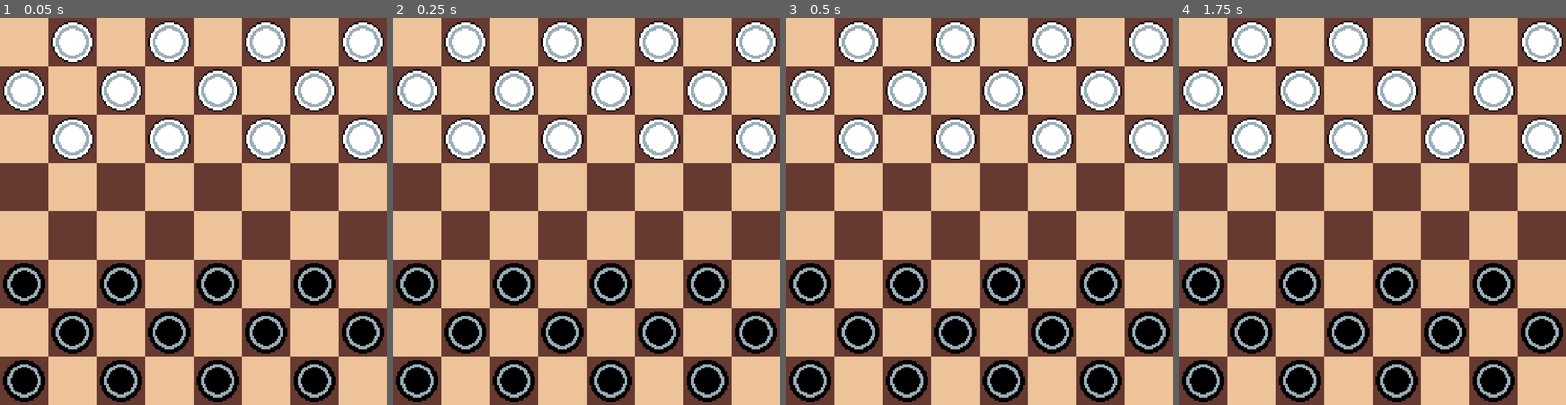
Above: before the commit, frames 1-4 (left to right).
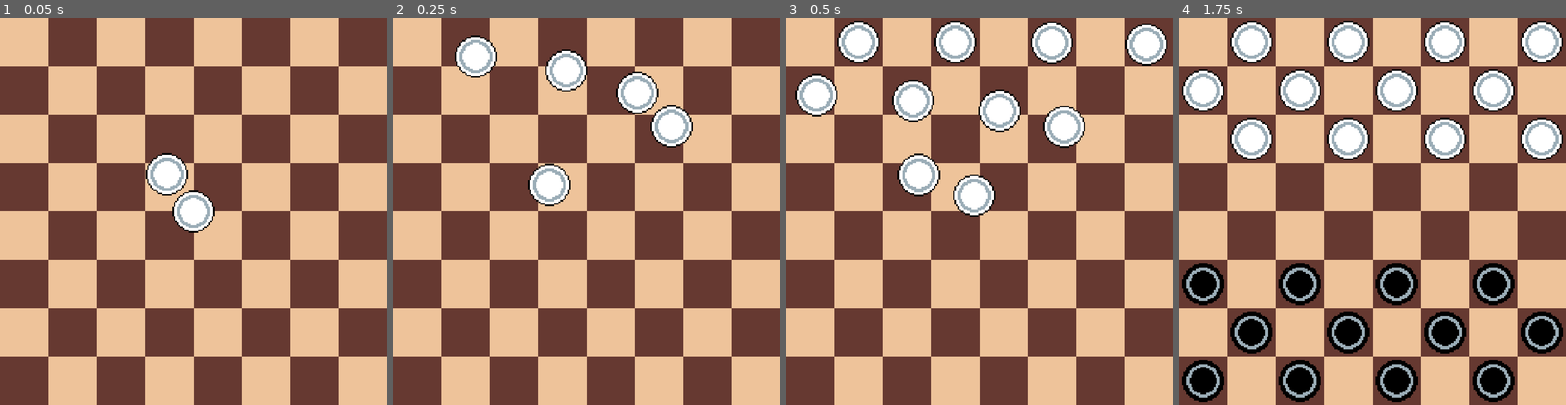
Above: after the commit, the same moments.

Repository: gabekarasik/checkers
Game: Godot game, scene res://scenes/board.tscn
Same seed, same stepped clock (60 frames per second), same inputs: the game is played once before the commit and once after it.
Inputs (mouse positions are in pixels of both pictures, inside the frame that each line leads up to):
- Up to frame 1 (0.05 s): no input
- Up to frame 2 (0.25 s): no input
- Up to frame 3 (0.5 s): no input
- Up to frame 4 (1.75 s): move the mouse to (1252, 41) at 0.52 s; click (1252, 41) at 0.67 s; move the mouse to (1349, 41) at 1.27 s; click (1349, 41) at 1.42 s

The runs differ from the first frame. In frame 1, 24% of the frame differs, in the area x 0-100%, y 0-100%; in frame 2, 25%; in frame 3, 21%; in frame 4, nothing differs.

Commit message:
Animated piece placement on board

Diff:
--- a/scenes/board.tscn
+++ b/scenes/board.tscn
@@ -15,5 +15,6 @@
 flip_h = true
 
 [node name="HUD" parent="." unique_id=1488564013 instance=ExtResource("3_nglv8")]
+visible = false
 
 [connection signal="replay" from="HUD" to="." method="reset"]
--- a/scripts/board.gd
+++ b/scripts/board.gd
@@ -3,6 +3,7 @@
 @onready var piece_scene = load("res://scenes/piece.tscn")
 @onready var cell_scene = load("res://scenes/cell.tscn")
 
+var start_cell : Vector2 = Vector2(3.5, 3.5)
 var occupied : Dictionary = {}
 var moving_piece
 var turn : String
@@ -21,6 +22,7 @@
 func setup_pieces():
 	place_white()
 	place_black()
+	animate_pieces()
 	num_white = 12
 	num_black = 12
 
@@ -33,16 +35,17 @@
 			piece = piece_scene.instantiate()
 			piece.type = "white"
 			piece.cell = Vector2(x, y)
-			piece.position = piece.cell * 32
+			piece.position = start_cell * 32
+			piece.visible = false
 			occupied[piece.cell] = piece
 			add_child(piece)
+
 			if x == 7:
 				x %= 7
 			else:
 				x += 2
 				if x != 7:
 					x %= 7
-
 
 func place_black():
 	var x = 0
@@ -52,9 +55,9 @@
 		for i in range(4):
 			piece = piece_scene.instantiate()
 			piece.type = "black"
-
 			piece.cell = Vector2(x, y)
-			piece.position = piece.cell * 32
+			piece.position = start_cell * 32
+			piece.visible = false
 			occupied[piece.cell] = piece
 			add_child(piece)
 			piece.sprite.region_rect = Rect2(32, 0, 32, 32)
@@ -64,6 +67,18 @@
 				x += 2
 				if x != 7:
 					x %= 7
+
+func animate_pieces():
+	var i = 0
+	for cell in occupied:
+		var piece = occupied[cell]
+
+		var tween = get_tree().create_tween()
+		tween.set_ease(Tween.EASE_OUT)
+		tween.set_trans(Tween.TRANS_QUART)
+		tween.tween_property(piece, "visible", true, 0).set_delay(i * 0.05)
+		tween.tween_property(piece, "position", piece.cell * 32, 0.5).set_delay(0.02)
+		i += 1
 
 func switch_turn():
 	if turn == "black":
--- a/scripts/piece.gd
+++ b/scripts/piece.gd
@@ -101,10 +101,8 @@
 func capture(move):
 	if type == "black":
 		board.num_white -= 1
-		print("White remaining:", board.num_white)
 	else:
 		board.num_black -= 1
-		print("Black remaining:", board.num_black)
 	just_captured = true
 	board.capturing_piece = self
 	board.occupied[cell + move/2].queue_free()
